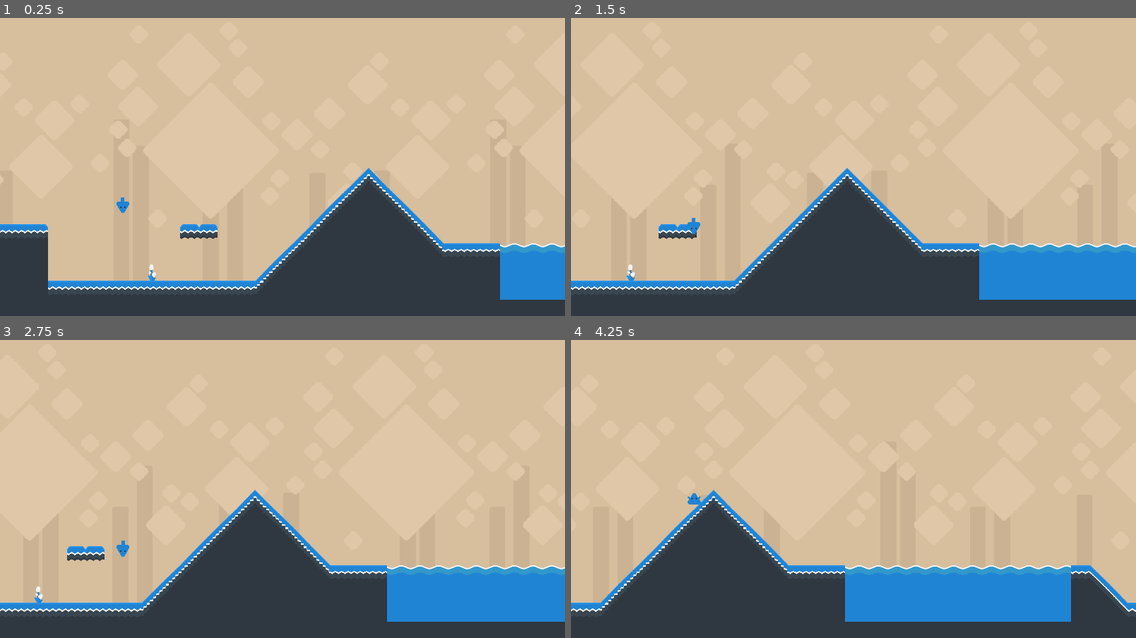
Above: before the commit, frames 1-4 (two rows, left to right).
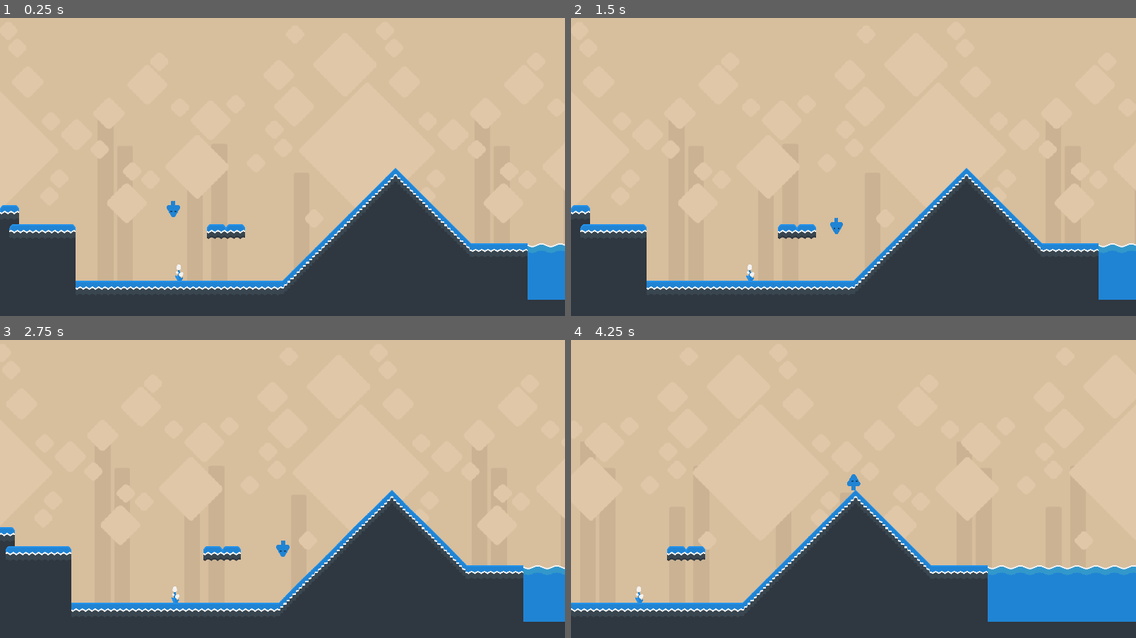
Above: after the commit, the same moments.

Repository: ojas-sanghi/fbla-game
Game: Godot game, scene res://main.tscn
Same seed, same stepped clock (60 frames per second), same inputs: the game is played once before the commit and once after it.
Inputs:
- Up to frame 1 (0.25 s): no input
- Up to frame 2 (1.5 s): hold Right (ui_right) from 0.53 s (still down); tap Up (ui_up) at 0.77 s
- Up to frame 3 (2.75 s): tap Up (ui_up) at 1.52 s; release Right (ui_right) at 2.03 s; hold Left (ui_left) from 2.03 s (still down)
- Up to frame 4 (4.25 s): release Left (ui_left) at 2.78 s; hold Right (ui_right) from 2.78 s (still down); tap Up (ui_up) at 3.02, 3.77 s

The runs differ from the first frame. In frame 1, 7.2% of the frame differs, in the area x 0-100%, y 50-95%; in frame 2, 18%; in frame 3, 19%; in frame 4, 18%.

Commit message:
move camera to player scene

Diff:
--- a/Player.tscn
+++ b/Player.tscn
@@ -159,3 +159,9 @@
 
 [node name="CollisionPolygon2D" type="CollisionPolygon2D" parent="."]
 polygon = PoolVector2Array( 3.03237, -26.9861, -3.35342, -26.9861, -6.545, -23.9201, -22.0352, 1.83069, -21.8996, 7.962 …(432 unchanged characters)…
+
+[node name="Camera2D" type="Camera2D" parent="."]
+current = true
+limit_left = 0
+limit_top = 0
+limit_bottom = 0
--- a/main.tscn
+++ b/main.tscn
@@ -17,21 +17,13 @@
 ]]
 tile_set = ExtResource( 1 )
 format = 1
-tile_data = PoolIntArray( 65534, 11, 0, 65535, 11, 0, 131070 …(2747 unchanged characters)… 983120, 0, 1, 983121, 0, 1, 983122, 0, 1, 2162689, 0, 0, 2162690, 0, 0, 2162691, 0, 0, 2162692, 0, 0, 2162693, 0, 0, 2162694, 0, 0, 2162695, 0, 0, 2162696, 0, 0, 2162697, 0, 0, 2162698, 0, 0, 2162699, 0, 0 )
+tile_data = PoolIntArray( 65534, 11, 0, 65535, 11, 0, 131070 …(2747 unchanged characters)… 983120, 0, 1, 983121, 0, 1, 983122, 0, 1 )
 __meta__ = {
 "_edit_lock_": true
 }
 
 [node name="Player" parent="." instance=ExtResource( 2 )]
-position = Vector2( 508.906, 673.291 )
-
-[node name="Camera2D" type="Camera2D" parent="Player"]
-position = Vector2( -416.982, -668.163 )
-anchor_mode = 0
-current = true
-limit_left = 0
-limit_top = 0
-limit_bottom = 0
+position = Vector2( 587.836, 686.637 )
 
 [node name="ParallaxBG" parent="." instance=ExtResource( 3 )]
 
